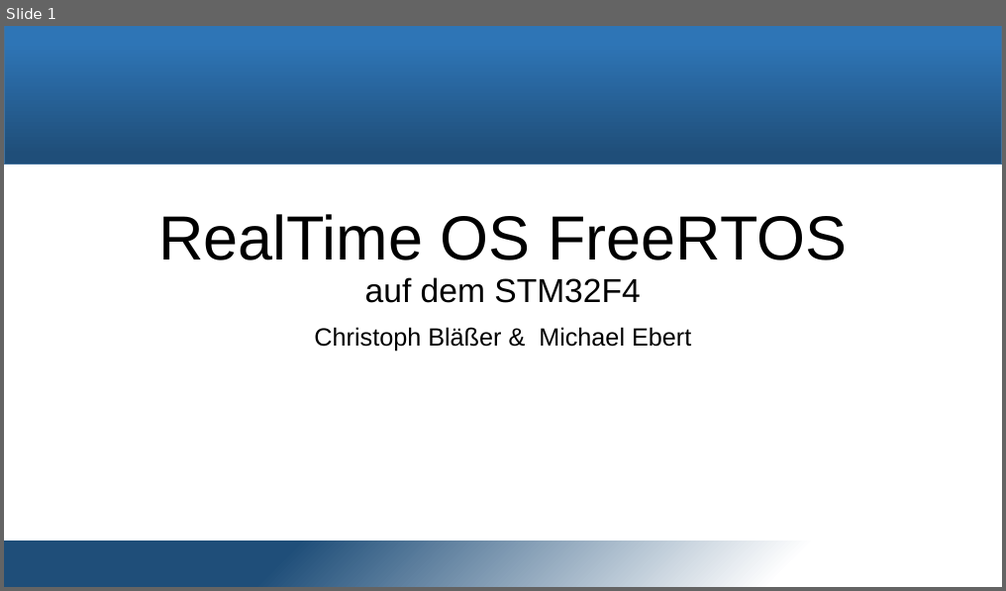
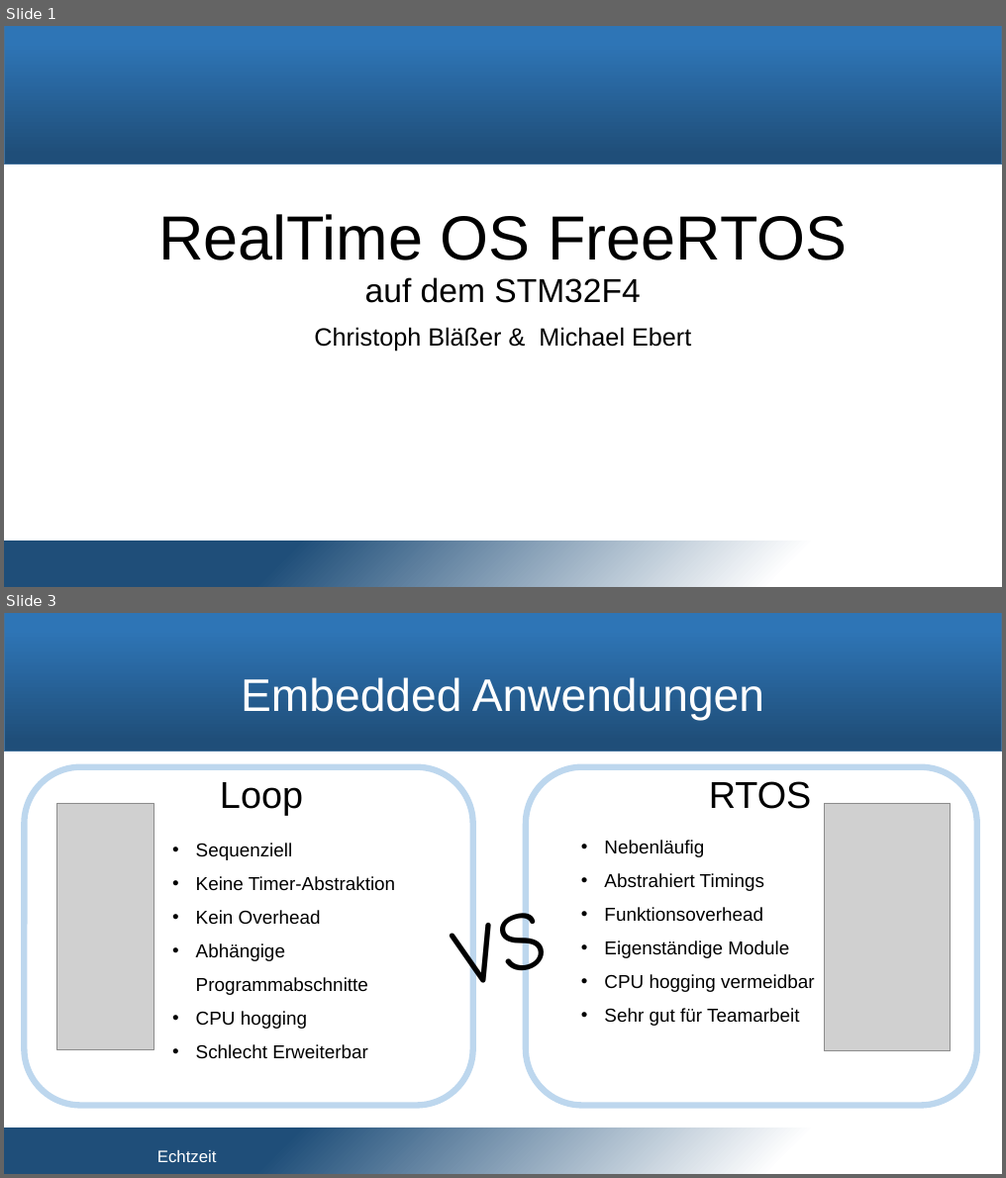
Before and after one commit to snobz/Seminar_BS_2017, a slide deck: Päsi/Seminar Betriebssysteme.pptx. Shown one above the other, each under a label of ours: slide 1 before the commit, slides 1 and 3 after it; the slides between them are not shown. The pictures are 1006x591 and 1006x1178 pixels, drawn with LibreOffice and Linux fonts; fonts in the diff are those of the drawing; grey boxes stand for pictures; background and template pictures are left out. Boxes give left, top, right and bottom in pixels: in the first picture for what was removed or moved away, otherwise in the second. Text is boxed around its words. In the diff, an @@ line names an element or a change of style, - is before the commit and + after.

```diff
--- a/Päsi/Seminar Betriebssysteme.pptx
+++ b/Päsi/Seminar Betriebssysteme.pptx
@@ slide 3 added at bbox=[4, 613, 1002, 1174], background #FFFFFF; not listed: 2 template elements that a slide beside it also shows @@
@@ title added at bbox=[241, 677, 764, 721], 44 pt, text #FFFFFF @@
+Embedded Anwendungen
@@ rounded rectangle added at bbox=[24, 767, 473, 1106], outline #BDD7EE 6 pt @@
@@ text added at bbox=[220, 782, 303, 815], 36 pt, text #000000 @@
+Loop
@@ rounded rectangle added at bbox=[526, 767, 977, 1106], outline #BDD7EE 6 pt @@
@@ text added at bbox=[709, 781, 812, 809], 36 pt, text #000000 @@
+RTOS
@@ picture added at bbox=[57, 803, 153, 1051] @@
@@ picture added at bbox=[825, 803, 951, 1052] @@
@@ text added at bbox=[196, 843, 395, 1059], 18 pt, text #000000 @@
+• Sequenziell
+• Keine Timer-Abstraktion
+• Kein Overhead
+• Abhängige Programmabschnitte
+• CPU hogging
+• Schlecht Erweiterbar
@@ text added at bbox=[604, 840, 814, 1026], 18 pt, text #000000 @@
+• Nebenläufig
+• Abstrahiert Timings
+• Funktionsoverhead
+• Eigenständige Module
+• CPU hogging vermeidbar
+• Sehr gut für Teamarbeit
@@ text added at bbox=[464, 905, 551, 1014], 80 pt, text #000000 @@
+VS
@@ text added at bbox=[157, 1151, 217, 1162], 16 pt, text #FFFFFF @@
+Echtzeit
```
Also in this commit, not shown: 5 other slides added, 12 slides removed, 3 other files.
